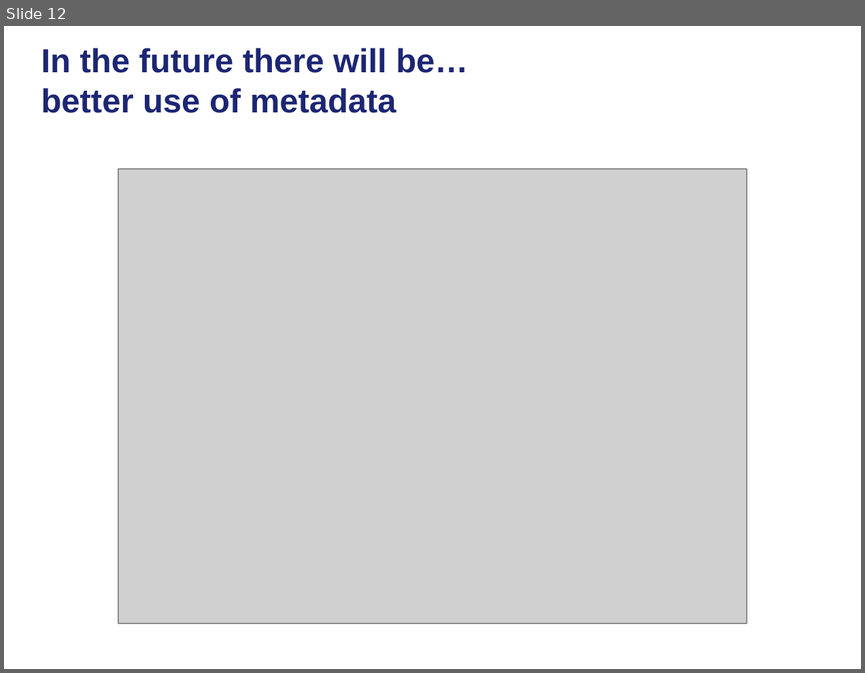
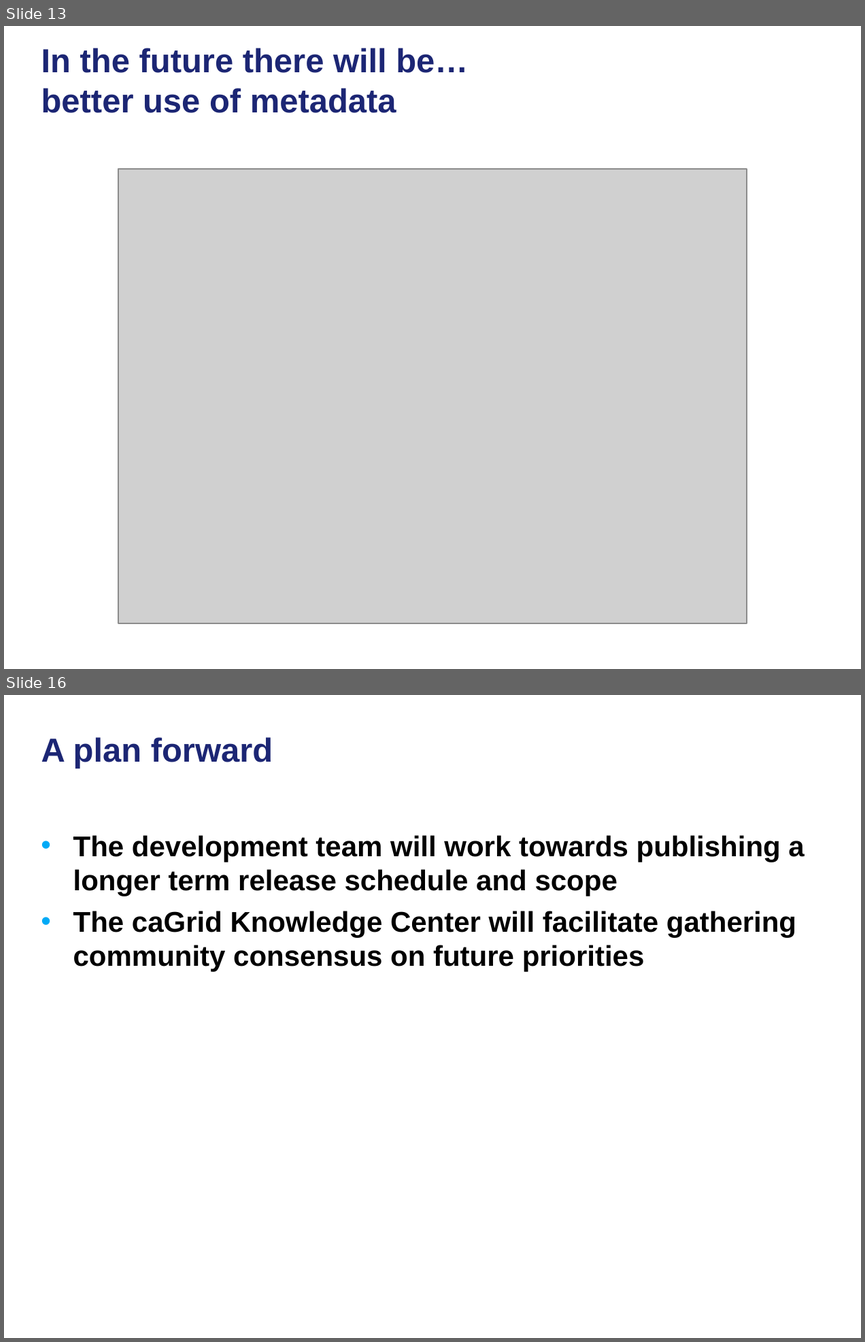
Before and after one commit to NCIP/cagrid-docs, a slide deck: presentations/200810_VCDE_ARCH/20081028_Arch_VCDE_caGrid_Future.ppt. Shown one above the other, each under a label of ours: slide 12 before the commit, slides 13 and 16 after it; the slides between them are not shown. The pictures are 865x673 and 865x1342 pixels, drawn with LibreOffice and Linux fonts; fonts in the diff are those of the drawing; grey boxes stand for pictures; background and template pictures are left out. Boxes give left, top, right and bottom in pixels: in the first picture for what was removed or moved away, otherwise in the second. Text is boxed around its words. In the diff, an @@ line names an element or a change of style, - is before the commit and + after.

```diff
--- a/presentations/200810_VCDE_ARCH/20081028_Arch_VCDE_caGrid_Future.ppt
+++ b/presentations/200810_VCDE_ARCH/20081028_Arch_VCDE_caGrid_Future.ppt
@@ slide 16 added at (4,695,861,1338), background picture (left out) @@
@@ title added at (41,737,273,768), 28 pt, text #1C2674, bold @@
+A plan forward
@@ text added at (73,835,804,972), 24 pt, text #000000, bold @@
+• The development team will work towards publishing a longer term release schedule and scope
+• The caGrid Knowledge Center will facilitate gathering community consensus on future priorities
@@ what was slide 12 is now slide 13 @@
```
Also in this commit, not shown: 2 slides changed, 4 other slides added, 3 slides removed.
